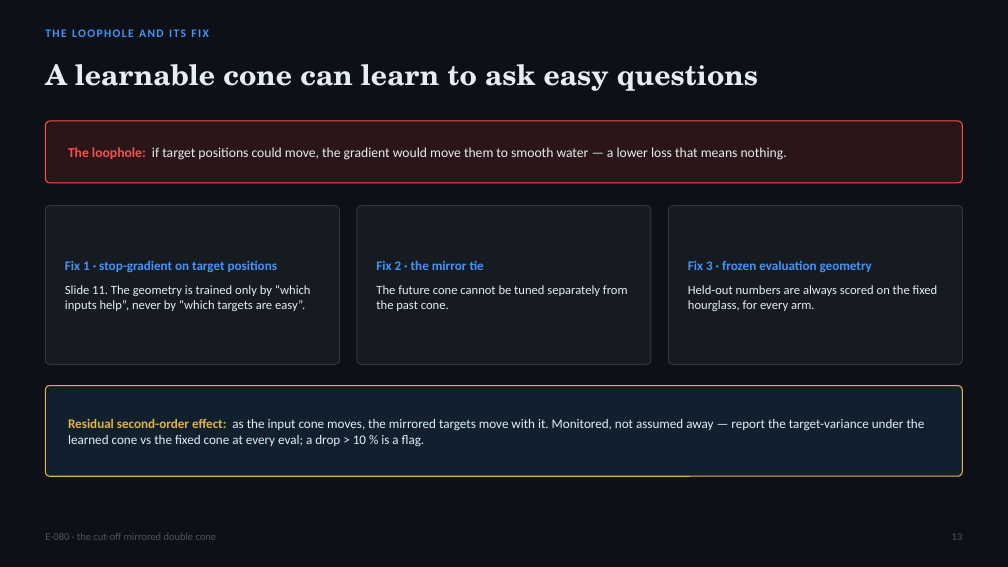
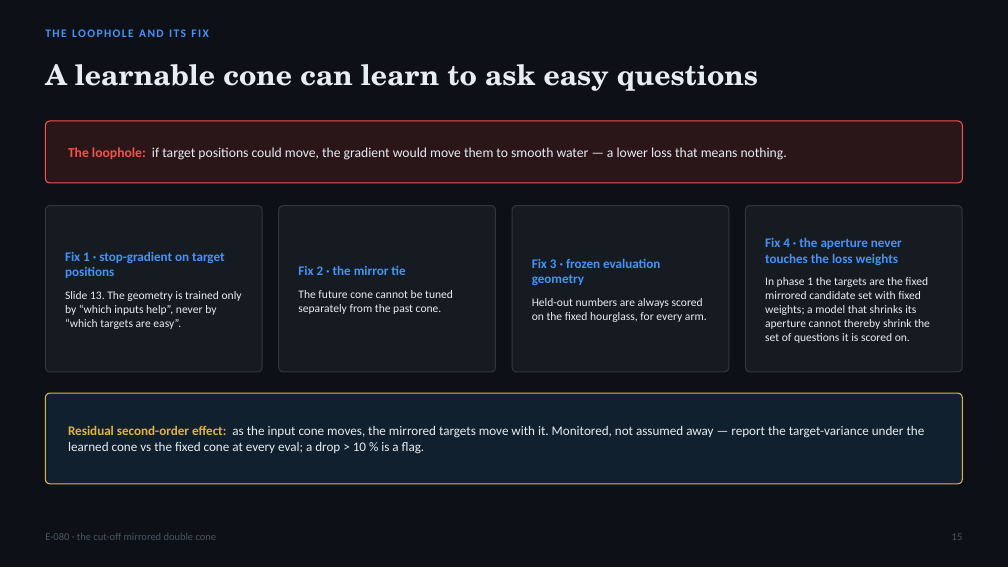
Before and after one commit to blauewelt/earth, a slide deck: slide 15 of ml/plans/E080_hourglass_cone_deck.pptx (slide 13 before the commit). Drawn at 1008x567 pixels with LibreOffice and Linux fonts; fonts in the diff are those of the drawing. Boxes give left, top, right and bottom in pixels: in the first picture for what was removed or moved away, otherwise in the second. Text is boxed around its words. In the diff, an @@ line names an element or a change of style, - is before the commit and + after.

```diff
--- a/ml/plans/E080_hourglass_cone_deck.pptx
+++ b/ml/plans/E080_hourglass_cone_deck.pptx
@@ rounded rectangle: place and size @@
-rounded rectangle at [45,206,340,364]
+rounded rectangle at [45,206,262,372]
@@ rounded rectangle: place and size @@
-rounded rectangle at [357,206,651,364]
+rounded rectangle at [279,206,496,372]
@@ proportions changed in 3 elements at [45,206,262,372], [279,206,496,372], [512,206,729,372] @@
@@ rounded rectangle: place and size @@
-rounded rectangle at [668,206,963,364]
+rounded rectangle at [512,206,729,372]
@@ rounded rectangle added at [746,206,963,372], fill #161B22, outline #30363D 1 pt @@
@@ text "Fix 2 · the mirror ...": place and size @@
-text "Fix 2 · the mirror ..." at [376,260,628,311]
+text "Fix 2 · the mirror ..." at [298,265,453,314]
@@ text "Fix 3 · frozen evaluation ...": place and size @@
-text "Fix 3 · frozen evaluation ..." at [688,260,938,311]
+text "Fix 3 · frozen evaluation ..." at [532,258,707,322]
@@ text added at [765,237,930,343], 11 pt, text #E6EDF3 @@
+Fix 4 · the aperture never touches the loss weights
+In phase 1 the targets are the fixed mirrored candidate set with fixed weights; a model that shrinks its aperture cannot thereby shrink the set of questions it is scored on.
@@ text at [65,291,242,329]: text changed; size 12 to 11 pt @@
-Slide 11. The geometry is trained only by “which inputs help”, never by “which targets are easy”.
+Slide 13. The geometry is trained only by “which inputs help”, never by “which targets are easy”.
@@ text at [298,290,453,314]: size 12 to 11 pt in "The future cone cannot be tuned separately ..." @@
@@ text at [532,298,707,322]: size 12 to 11 pt in "Held-out numbers are always scored on the ..." @@
@@ rounded rectangle: place and size @@
-rounded rectangle at [45,386,963,476]
+rounded rectangle at [45,393,963,484]
@@ text "Residual second-order effect: as the ...": place and size @@
-text "Residual second-order effect: as the ..." at [68,418,925,447]
+text "Residual second-order effect: as the ..." at [68,425,925,454]
```
Also in this commit, not shown: 10 other slides changed, 3 slides added, 1 slide removed, 8 other files.
